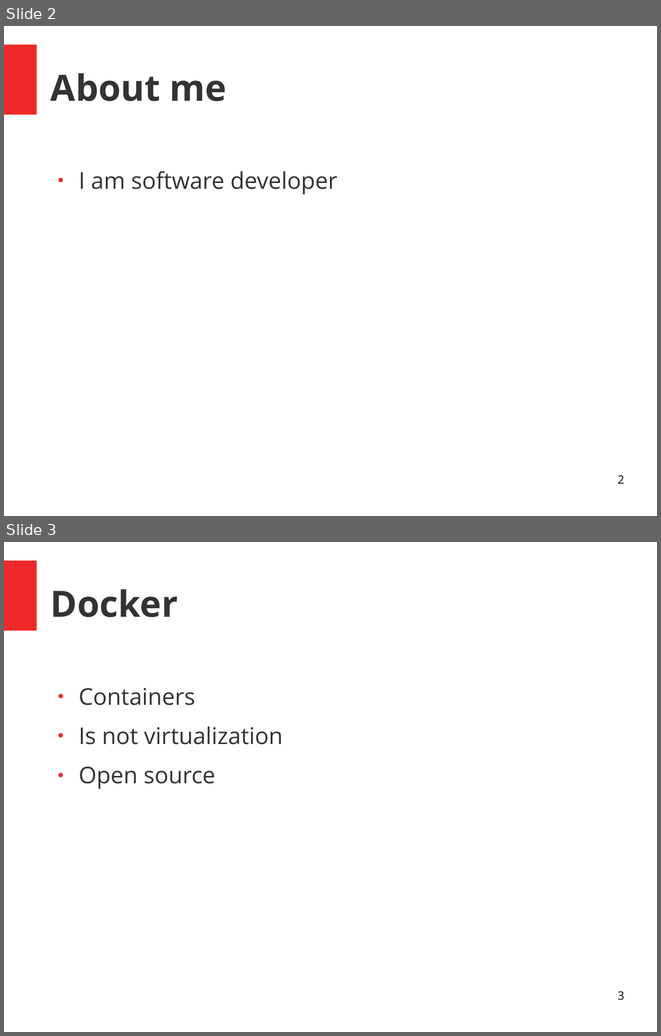
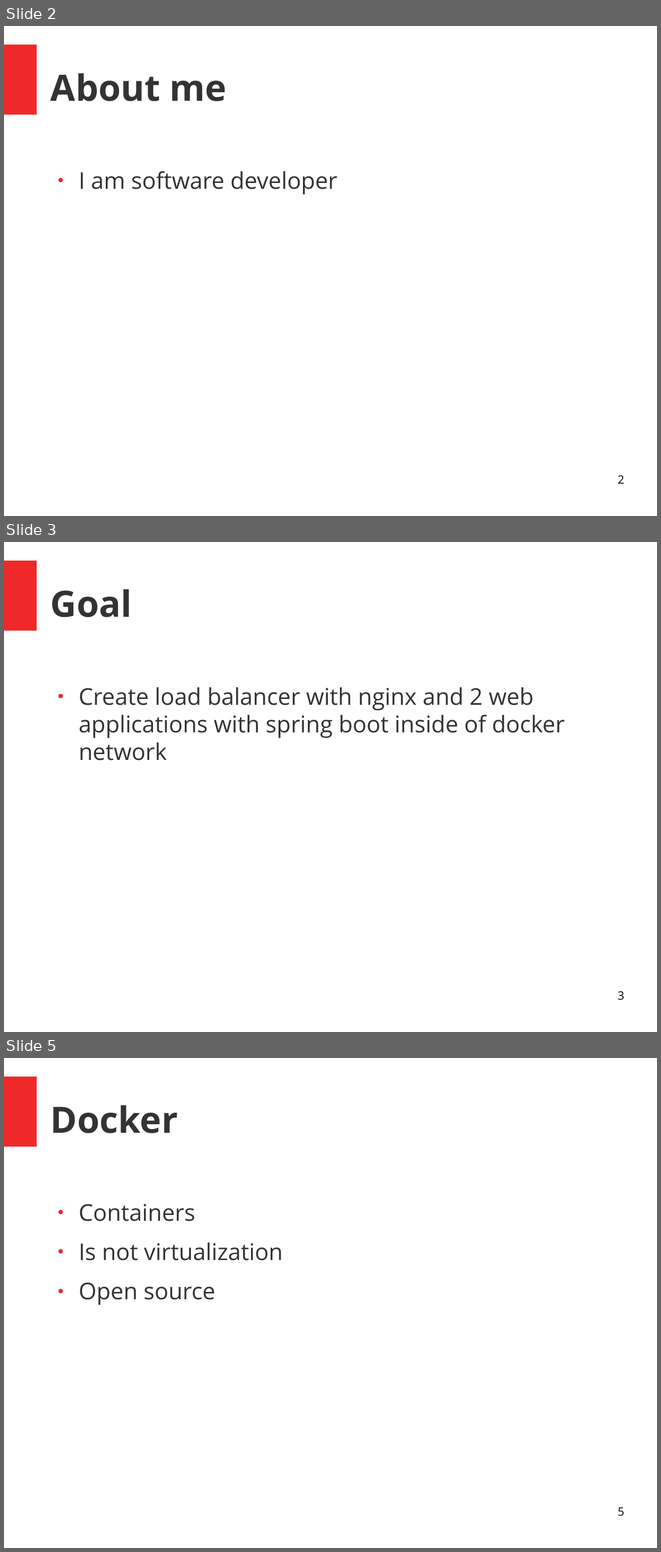
Before and after one commit to skuarch/dockerJava, a slide deck: dockerAndJava.odp. Shown one above the other, each under a label of ours: slides 2 and 3 before the commit, slides 2, 3 and 5 after it; the slides between them are not shown. The pictures are 661x1036 and 661x1552 pixels, drawn with LibreOffice and Linux fonts; fonts in the diff are those of the drawing. Boxes give left, top, right and bottom in pixels: in the first picture for what was removed or moved away, otherwise in the second. Text is boxed around its words. In the diff, an @@ line names an element or a change of style, - is before the commit and + after.

```diff
--- a/dockerAndJava.odp
+++ b/dockerAndJava.odp
@@ slide 3 added at [4,542,657,1032], background #FFFFFF; not listed: 1 template element that a slide beside it also shows @@
@@ title added at [51,589,132,617], 44 pt, text #333333, bold @@
+Goal
@@ text added at [79,687,565,760], 28 pt, text #333333 @@
+● Create load balancer with nginx and 2 web applications with spring boot inside of docker network
@@ page number added at [618,991,624,1000], 14 pt, text #000000 @@
+3
@@ what was slide 3 is now slide 5 @@
@@ page number at [618,1507,624,1516]: text changed @@
-3
+5
```
Also in this commit, not shown: 6 slides changed, 2 other slides added.
